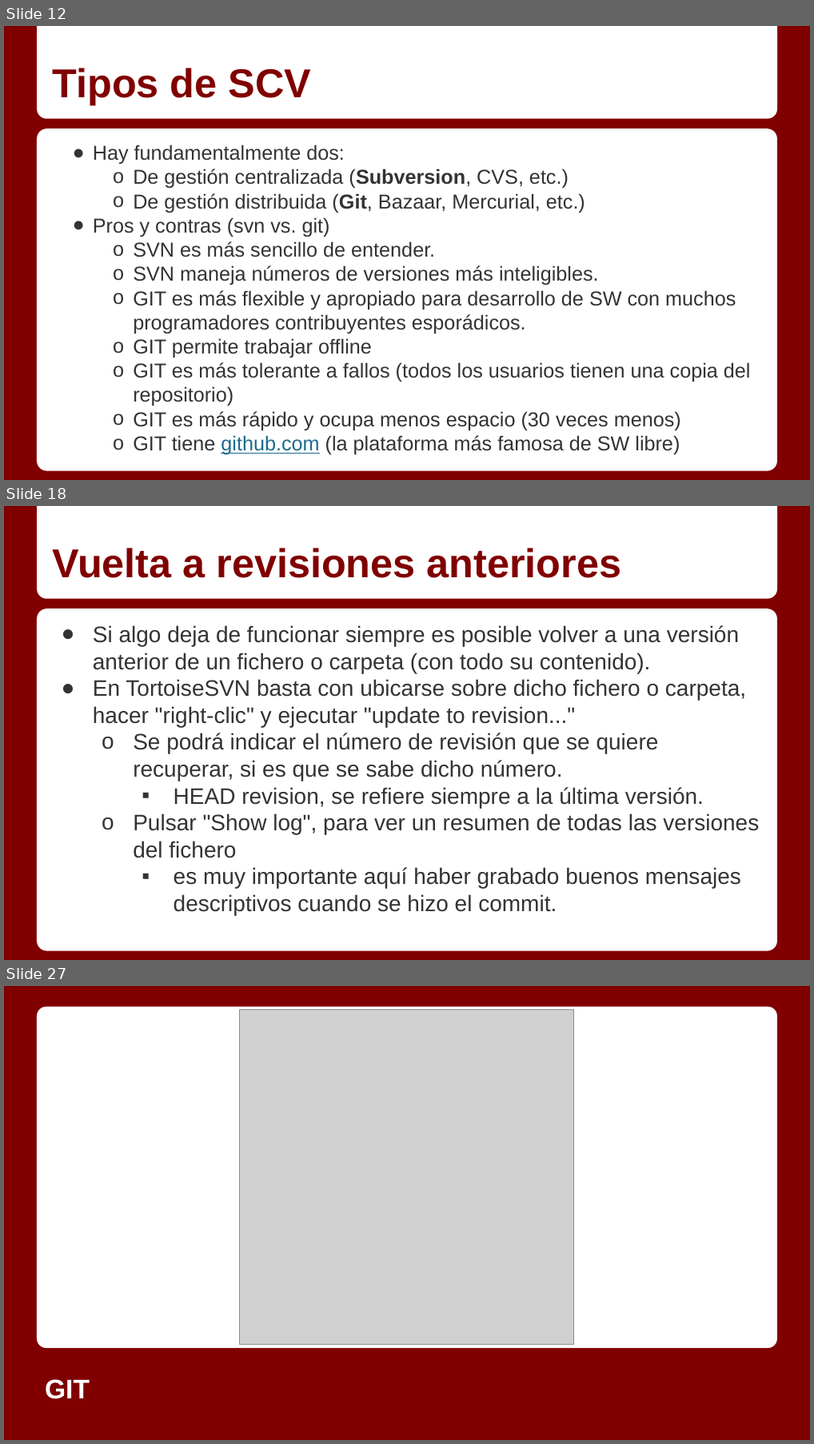
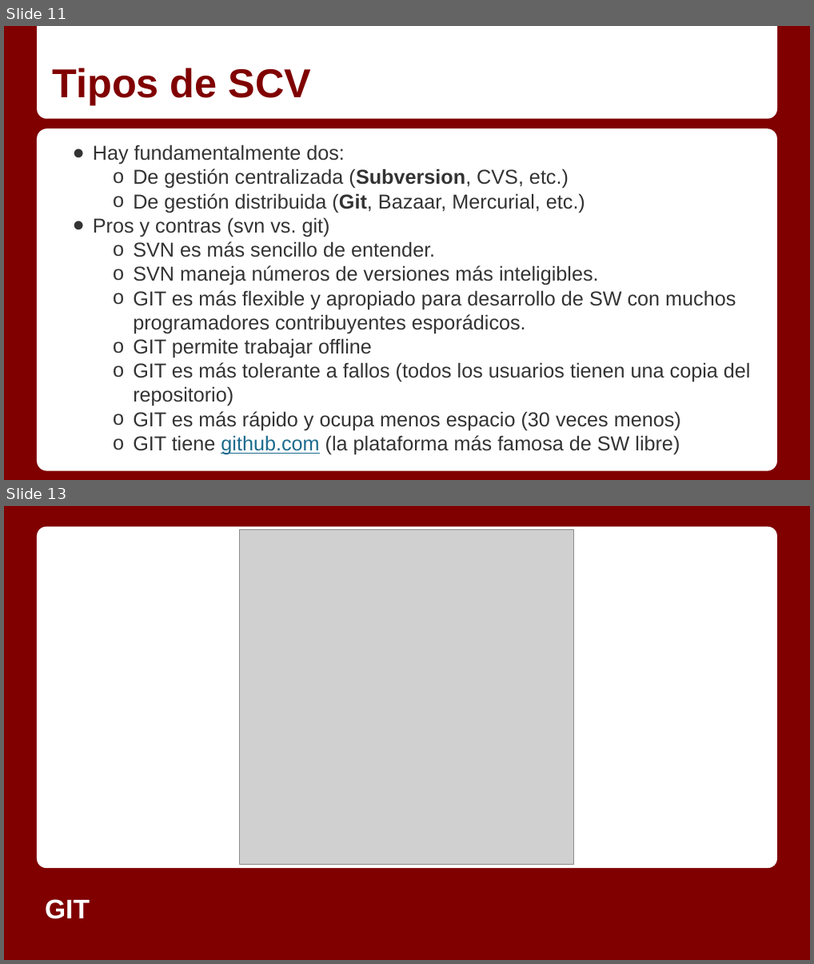
Before and after one commit to Gmuela/CursoJava, a slide deck: Git/GIT.pptx. Shown one above the other, each under a label of ours: slides 12, 18 and 27 before the commit, slides 11 and 13 after it; the slides between them are not shown. The pictures are 814x1444 and 814x964 pixels, drawn with LibreOffice and Linux fonts; fonts in the diff are those of the drawing; grey boxes stand for pictures. Boxes give left, top, right and bottom in pixels: in the first picture for what was removed or moved away, otherwise in the second. Text is boxed around its words. In the diff, an @@ line names an element or a change of style, - is before the commit and + after.

```diff
--- a/Git/GIT.pptx
+++ b/Git/GIT.pptx
@@ slide 18 removed at box(4, 506, 810, 960), background #800000; not listed: 2 template elements that a slide beside it also shows @@
@@ title removed at box(52, 548, 622, 578) @@
-Vuelta a revisiones anteriores
@@ text removed at box(93, 625, 759, 915) @@
-● Si algo deja de funcionar siempre es posible volver a una versión anterior de un fichero o carpeta (con todo su contenido).
-● En TortoiseSVN basta con ubicarse sobre dicho fichero o carpeta, hacer "right-clic" y ejecutar "update to revision..."
-  o Se podrá indicar el número de revisión que se quiere recuperar, si es que se sabe dicho número.
-    ▪ HEAD revision, se refiere siempre a la última versión.
-  o Pulsar "Show log", para ver un resumen de todas las versiones del fichero
-    ▪ es muy importante aquí haber grabado buenos mensajes descriptivos cuando se hizo el commit.
@@ what was slide 12 is now slide 11 @@
@@ what was slide 27 is now slide 13 @@
```
Also in this commit, not shown: 8 slides changed, 1 slide added, 16 other slides removed, 6 other files.
